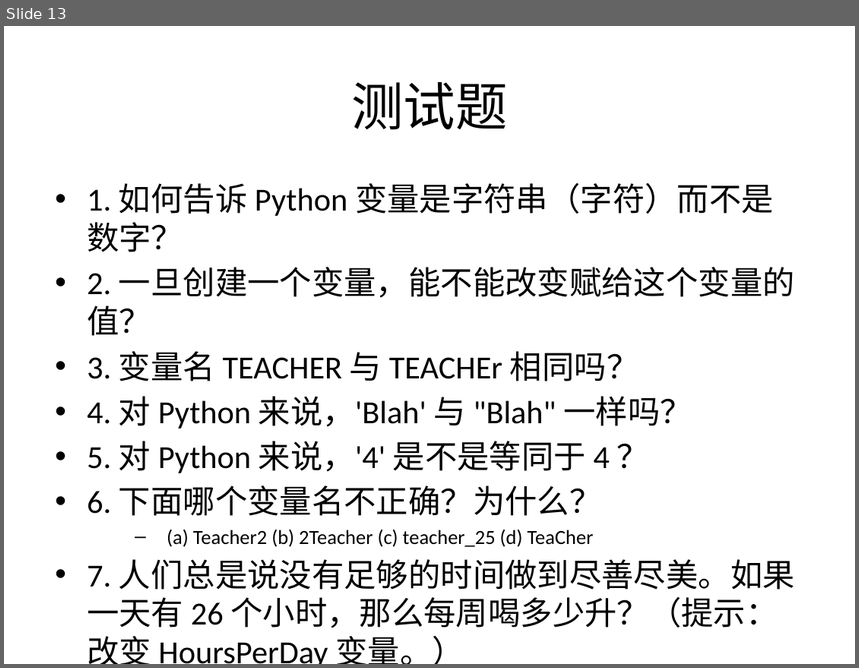
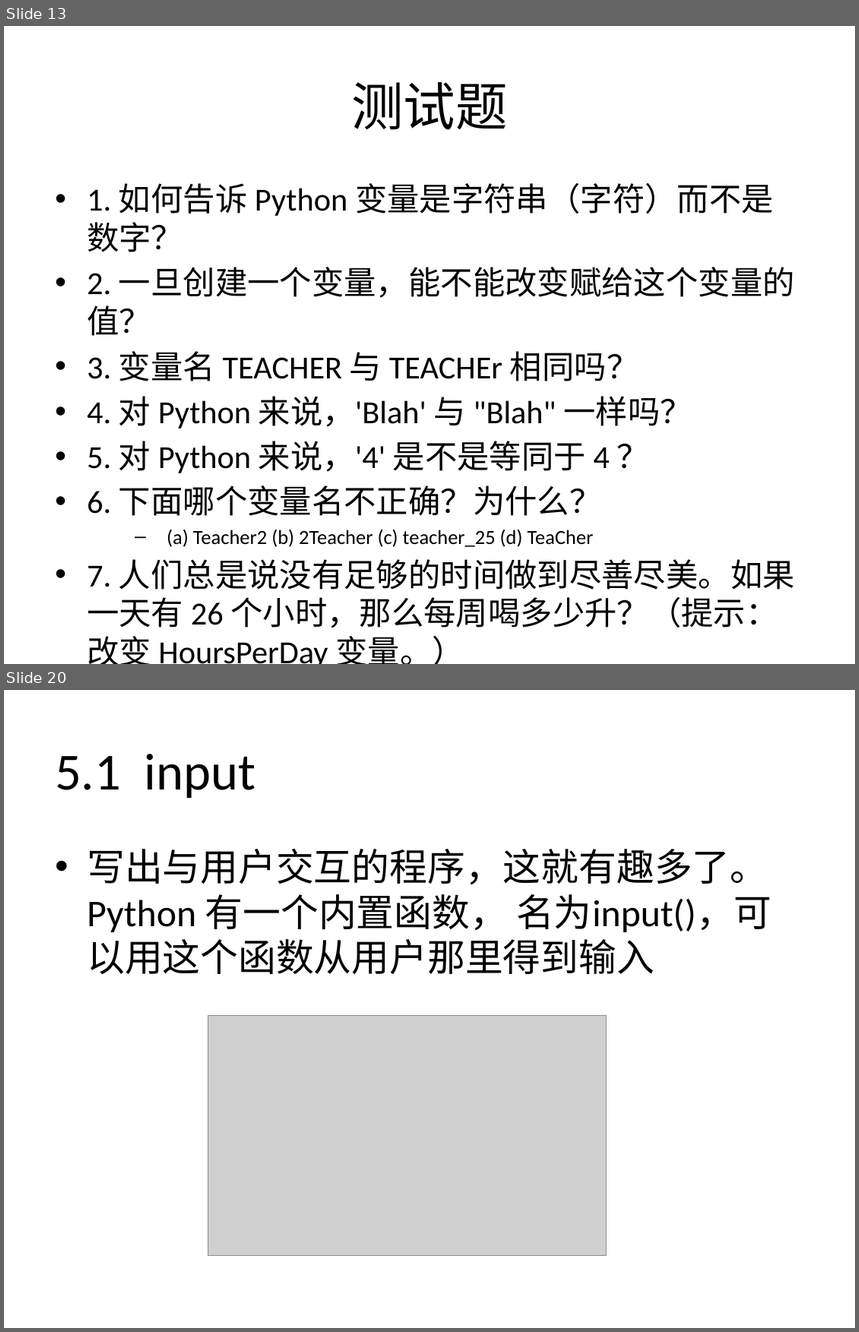
Before and after one commit to zhinan18/Python3, a slide deck: readme/Python3.pptx. Shown one above the other, each under a label of ours: slide 13 before the commit, slides 13 and 20 after it; the slides between them are not shown. The pictures are 859x668 and 859x1332 pixels, drawn with LibreOffice and Linux fonts; fonts in the diff are those of the drawing; grey boxes stand for pictures. Boxes give left, top, right and bottom in pixels: in the first picture for what was removed or moved away, otherwise in the second. Text is boxed around its words. In the diff, an @@ line names an element or a change of style, - is before the commit and + after.

```diff
--- a/readme/Python3.pptx
+++ b/readme/Python3.pptx
@@ slide 20 added at (4, 690, 855, 1328), background #FFFFFF @@
@@ title added at (55, 754, 256, 798), 44 pt, text #000000 @@
+5.1 input
@@ text added at (87, 849, 772, 974), 32 pt, text #000000 @@
+• 写出与用户交互的程序，这就有趣多了。Python 有一个内置函数， 名为input()，可以用这个函数从用户那里得到输入
@@ picture added at (208, 1016, 607, 1256) @@
```
Also in this commit, not shown: 16 other slides added, 4 other files.
